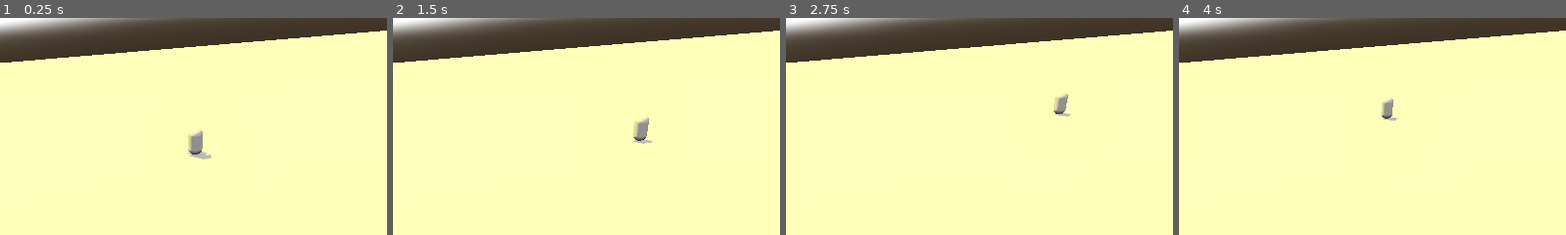
Above: before the commit, frames 1-4 (left to right).
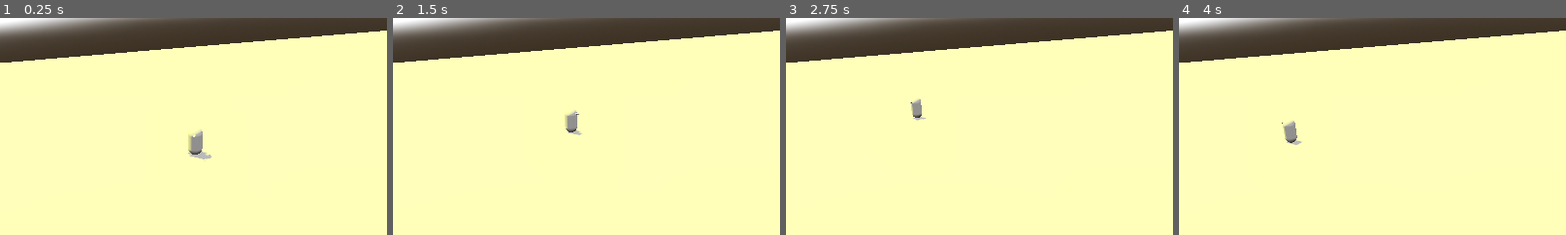
Above: after the commit, the same moments.

Repository: AlexLoup33/GCC_GameJam
Game: Godot game, scene res://Scenes/Test.tscn
Same seed, same stepped clock (60 frames per second), same inputs: the game is played once before the commit and once after it. The project has no main scene, so this scene is started directly.
Inputs (mouse positions are % of the whole screen's width and height, from its top left):
- Up to frame 1 (0.25 s): no input
- Up to frame 2 (1.5 s): tap Enter at 0.5 s; move the mouse to (72, 45) at 0.52 s; hold Right (ui_right) 0.53-1.28 s; move the mouse to (30, 55) at 1.27 s; hold Down (ui_down) from 1.28 s (still down)
- Up to frame 3 (2.75 s): move the mouse to (60, 28) at 2.02 s; release Down (ui_down) at 2.03 s; hold Right (ui_right) from 2.03 s (still down)
- Up to frame 4 (4 s): move the mouse to (45, 70) at 2.77 s; release Right (ui_right) at 2.78 s; hold Up (ui_up) 2.78-3.53 s; move the mouse to (80, 65) at 3.52 s; hold Left (ui_left) from 3.53 s (still down)
The pictures show only the part of the screen within x 32-82%, y 9-59%; the shares and areas given below are measured in that part.

The runs differ from the first frame. In frame 1, less than 0.1% of the frame differs, in the area x 49-51%, y 53-55%; in frame 2, 0.7%, in the area x 44-67%, y 42-59%; in frame 3, 0.5%; in frame 4, 0.6%.

Commit message:
[Update]: Player facing indication
Adding a mesh instance on player to show where he's looking at

Diff:
--- a/Scenes/Player.tscn
+++ b/Scenes/Player.tscn
@@ -1,10 +1,12 @@
-[gd_scene load_steps=4 format=3 uid="uid://b24i8b7qb828p"]
+[gd_scene load_steps=5 format=3 uid="uid://b24i8b7qb828p"]
 
 [ext_resource type="Script" path="res://Script/Player.gd" id="1_1dfuv"]
 
 [sub_resource type="CapsuleMesh" id="CapsuleMesh_0rber"]
 
 [sub_resource type="CapsuleShape3D" id="CapsuleShape3D_ydfd8"]
+
+[sub_resource type="CapsuleMesh" id="CapsuleMesh_erksa"]
 
 [node name="CharacterBody3D" type="CharacterBody3D"]
 script = ExtResource("1_1dfuv")
@@ -16,3 +18,7 @@
 [node name="CollisionShape3D" type="CollisionShape3D" parent="."]
 transform = Transform3D(1, 0, 0, 0, 1, 0, 0, 0, 1, 0, 1, 0)
 shape = SubResource("CapsuleShape3D_ydfd8")
+
+[node name="MeshInstance3D2" type="MeshInstance3D" parent="."]
+transform = Transform3D(1.60602e-16, 1.17336e-08, 0.161888, 0.0840549, -1.17336e-08, 0, 3.67416e-09, 0.268434, -7.07636e-09, -0.0238854, 1.63755, -0.541224)
+mesh = SubResource("CapsuleMesh_erksa")
--- a/Scenes/Test.tscn
+++ b/Scenes/Test.tscn
@@ -41,7 +41,7 @@
 shape = SubResource("BoxShape3D_7vwpw")
 
 [node name="CharacterBody3D" parent="." instance=ExtResource("1_axef8")]
-transform = Transform3D(1, 0, 0, 0, 1, 0, 0, 0, 1, 0, 0.62956, 0)
+transform = Transform3D(0.17997, 0, 0.983672, 0, 1, 0, -0.983672, 0, 0.17997, 0, 0.62956, 0)
 
 [node name="Camera3D" type="Camera3D" parent="."]
 transform = Transform3D(0.134101, 0.574791, -0.807238, -0.094195, 0.8183, 0.56702, 0.986481, 4.05656e-10, 0.163877, -18.6504, 10.0061, -0.418049)
